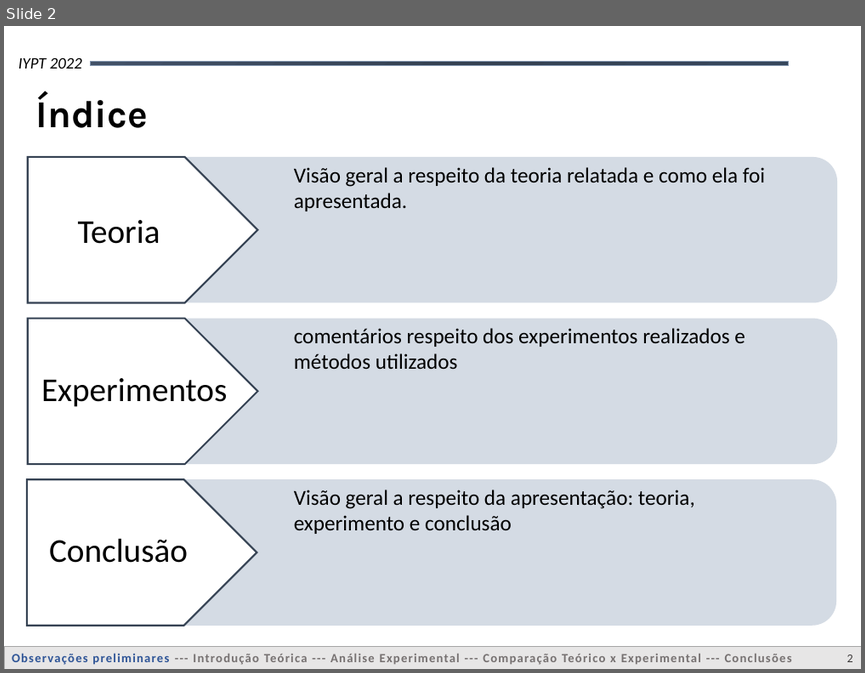
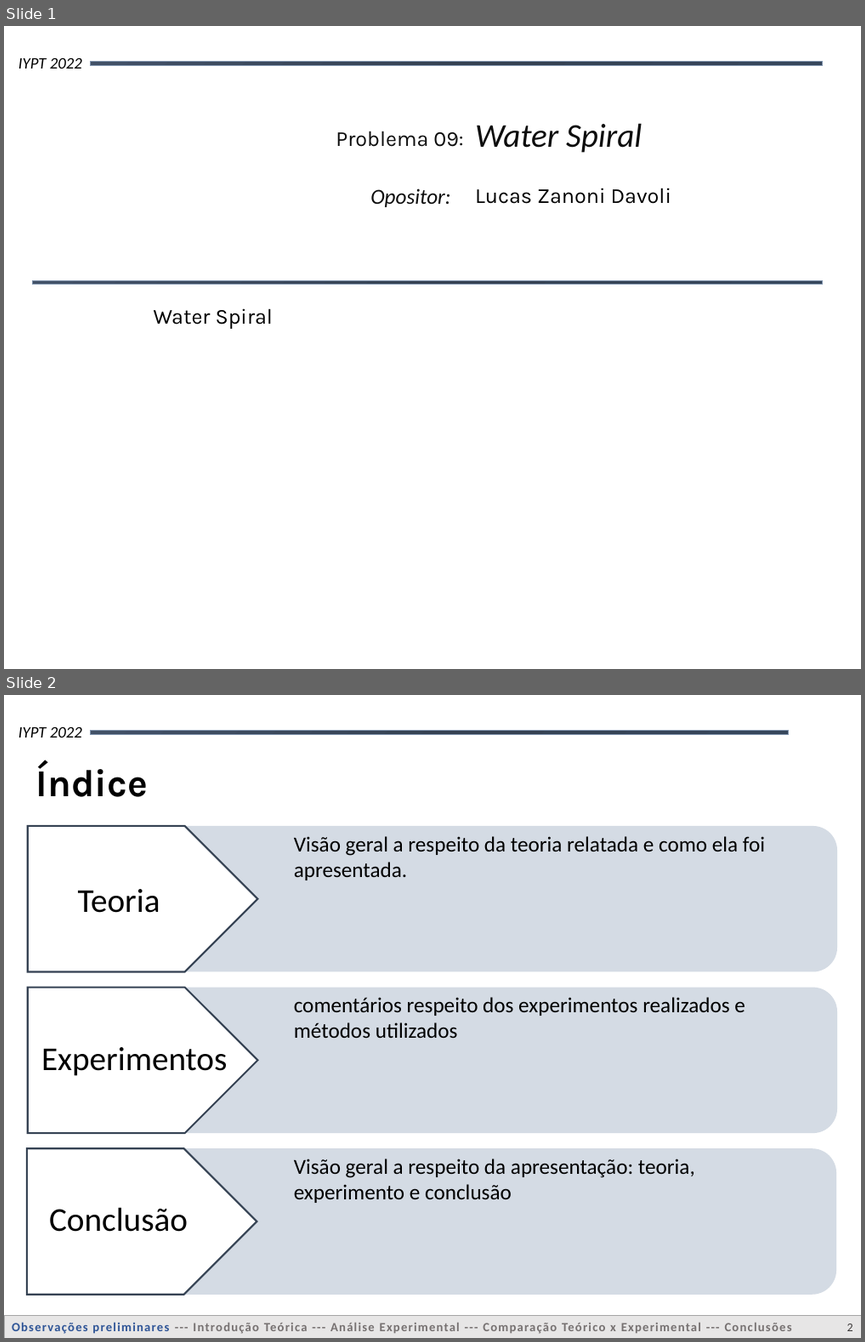
Before and after one commit to matncb/flado, a slide deck: legaus (1).pptx. Shown one above the other, each under a label of ours: slide 2 before the commit, slides 1 and 2 after it. The pictures are 865x673 and 865x1342 pixels, drawn with LibreOffice and Linux fonts; fonts in the diff are those of the drawing; background and template pictures are left out. Boxes give left, top, right and bottom in pixels: in the first picture for what was removed or moved away, otherwise in the second. Text is boxed around its words. In the diff, an @@ line names an element or a change of style, - is before the commit and + after.

```diff
--- a/legaus (1).pptx
+++ b/legaus (1).pptx
@@ slide 1 added at [4,26,861,669], background #FFFFFF; not listed: 1 template element that a slide beside it also shows @@
@@ rectangle added at [91,61,823,65], fill gradient #425167 to #354152 to #37465B, outline #8497B0 0.75 pt @@
@@ text added at [475,123,642,153], 28 pt, text #0D0D0D, italic @@
+Water Spiral
@@ text added at [336,131,463,147], 18 pt, text #0D0D0D @@
+Problema 09:
@@ text added at [370,188,450,207], 18 pt, text #0D0D0D, italic @@
+Opositor:
@@ text added at [475,188,671,204], 18 pt, text #000000 @@
+Lucas Zanoni Davoli
@@ rectangle added at [33,280,823,284], fill gradient #425167 to #354152 to #37465B, outline #8497B0 0.75 pt @@
@@ text added at [154,308,273,329], 18 pt, text #000000 @@
+Water Spiral
```
Also in this commit, not shown: 1 slide removed, 2 other files.
